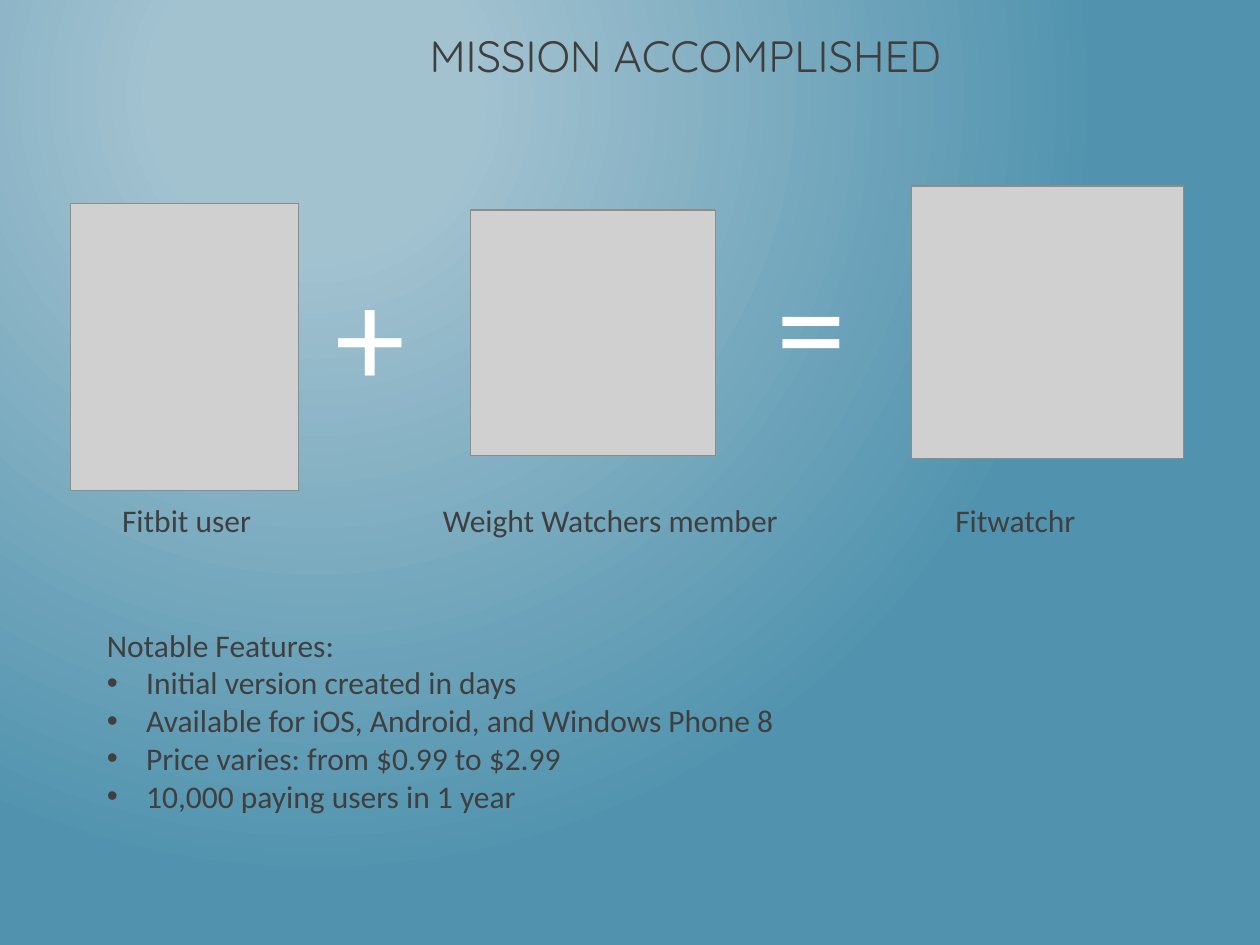
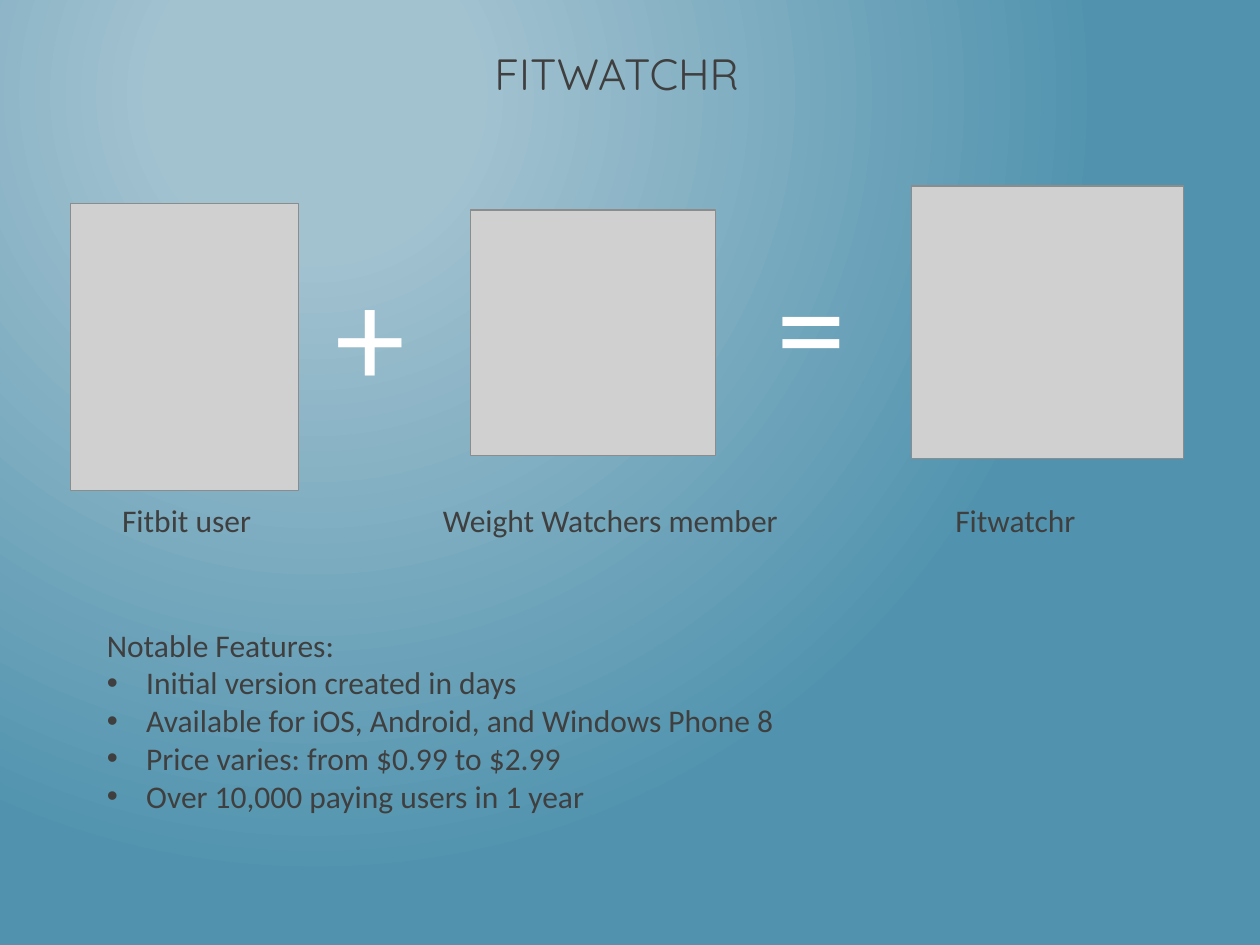
Before and after one commit to dotNetkow/Presentations, a slide deck: slide 26 of 2014-08-11 That Conference - Hybrid Apps/Building PhoneGap Mobile App w KendoUI.pptx (slide 10 before the commit). Drawn at 1260x945 pixels with LibreOffice and Linux fonts; fonts in the diff are those of the drawing; grey boxes stand for pictures. Boxes give left, top, right and bottom in pixels: in the first picture for what was removed or moved away, otherwise in the second. Text is boxed around its words. In the diff, an @@ line names an element or a change of style, - is before the commit and + after.

```diff
--- a/2014-08-11 That Conference - Hybrid Apps/Building PhoneGap Mobile App w KendoUI.pptx
+++ b/2014-08-11 That Conference - Hybrid Apps/Building PhoneGap Mobile App w KendoUI.pptx
@@ title at [494, 59, 738, 91]: text changed @@
-MISSION ACCOMPLISHED
+FITWATCHR
@@ text at [146, 786, 584, 814]: text changed @@
-• 10,000 paying users in 1 year
+• Over 10,000 paying users in 1 year
```
Also in this commit, not shown: 17 other slides changed, 7 slides added, 4 slides removed, 1 other file.
